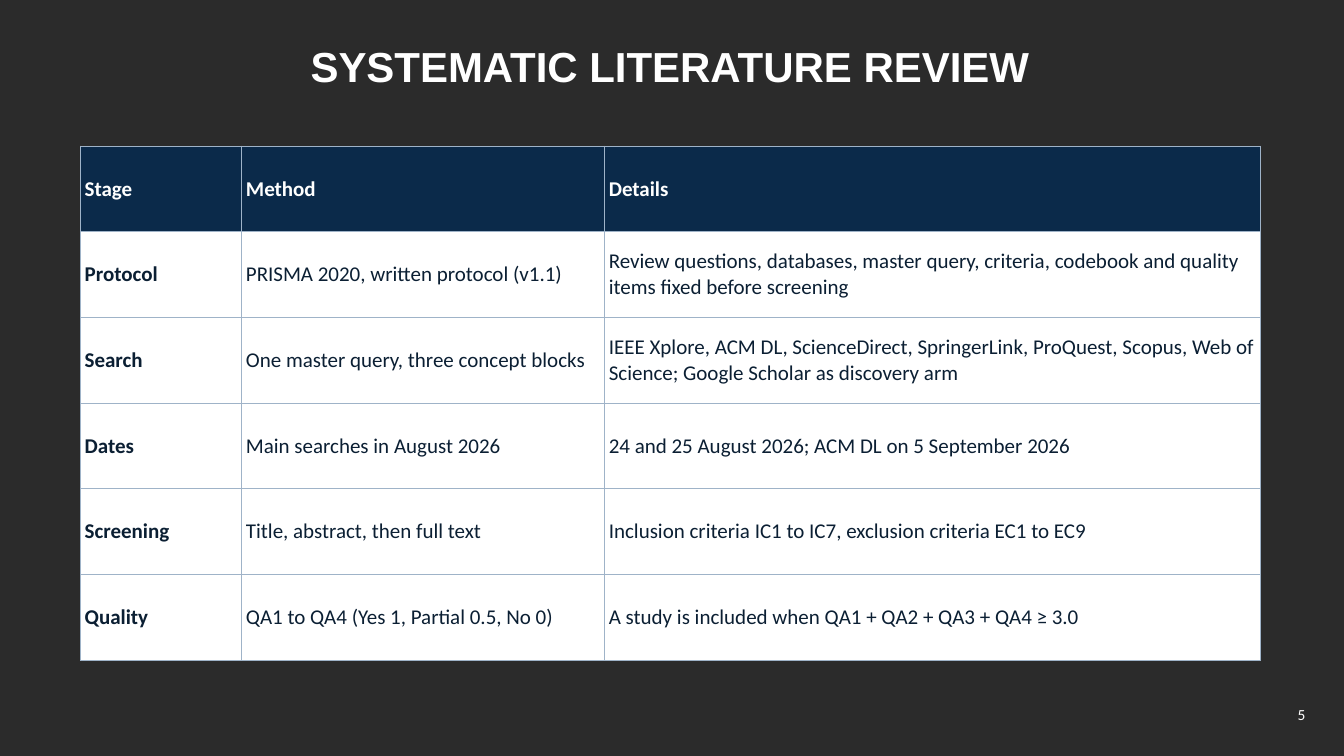
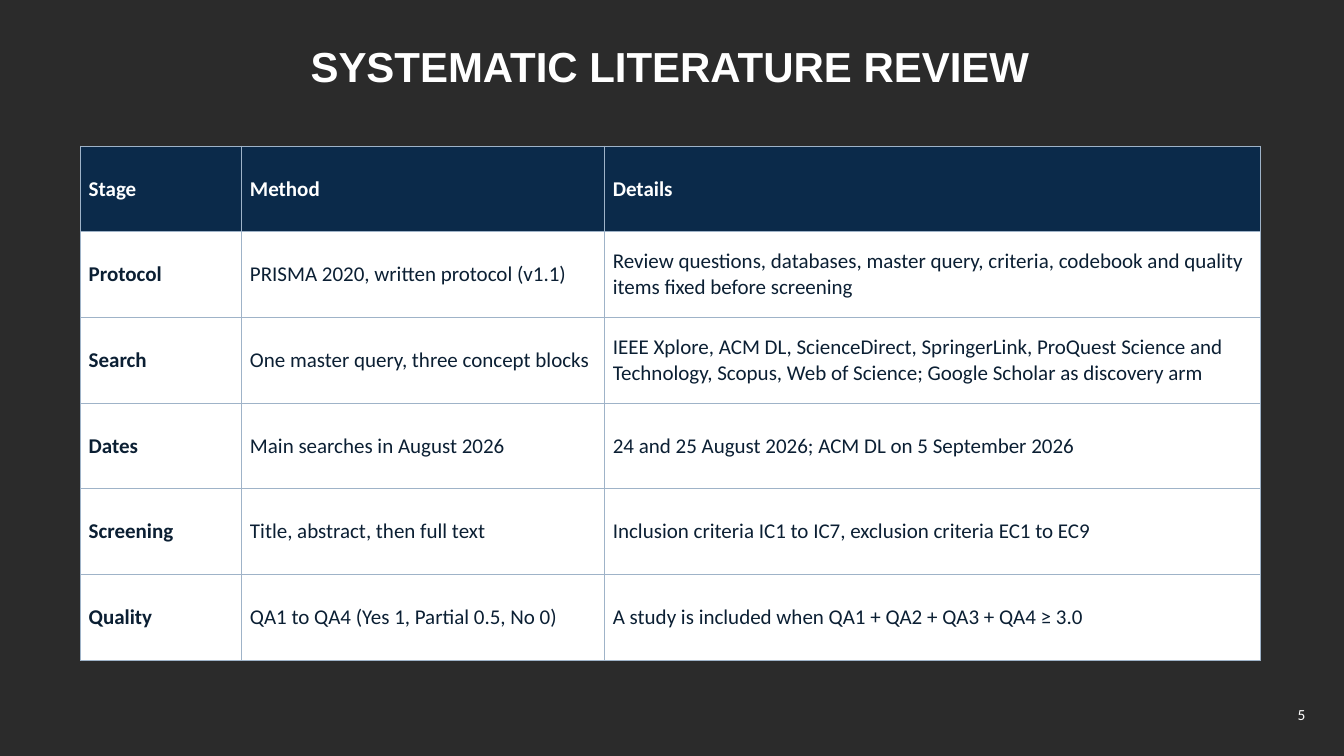
Before and after one commit to yasir12345678900/HealthRWA-Sepolia-Personal-try, a slide deck: slide 5 of docs/Yasir_CA2_Reassessment_Slides.pptx. Drawn at 1344x756 pixels with LibreOffice and Linux fonts; fonts in the diff are those of the drawing; background and template pictures are left out; a plain dark background stands for a picture behind light text. Boxes give left, top, right and bottom in pixels: in the first picture for what was removed or moved away, otherwise in the second. Text is boxed around its words. In the diff, an @@ line names an element or a change of style, - is before the commit and + after.

```diff
--- a/docs/Yasir_CA2_Reassessment_Slides.pptx
+++ b/docs/Yasir_CA2_Reassessment_Slides.pptx
@@ table at box(81, 146, 1260, 632) @@
-row 3, column 3: IEEE Xplore, ACM DL, ScienceDirect, SpringerLink, ProQuest, Scopus, Web of Science; Google Scholar as discovery arm
+row 3, column 3: IEEE Xplore, ACM DL, ScienceDirect, SpringerLink, ProQuest Science and Technology, Scopus, Web of Science; Google Scholar as discovery arm
```
Also in this commit, not shown: 14 other slides changed.
